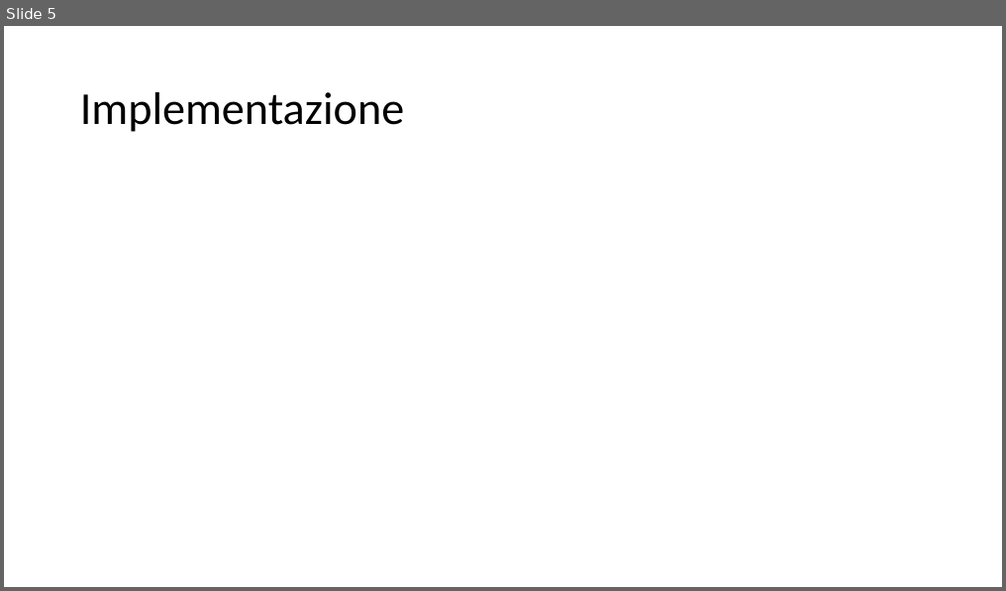
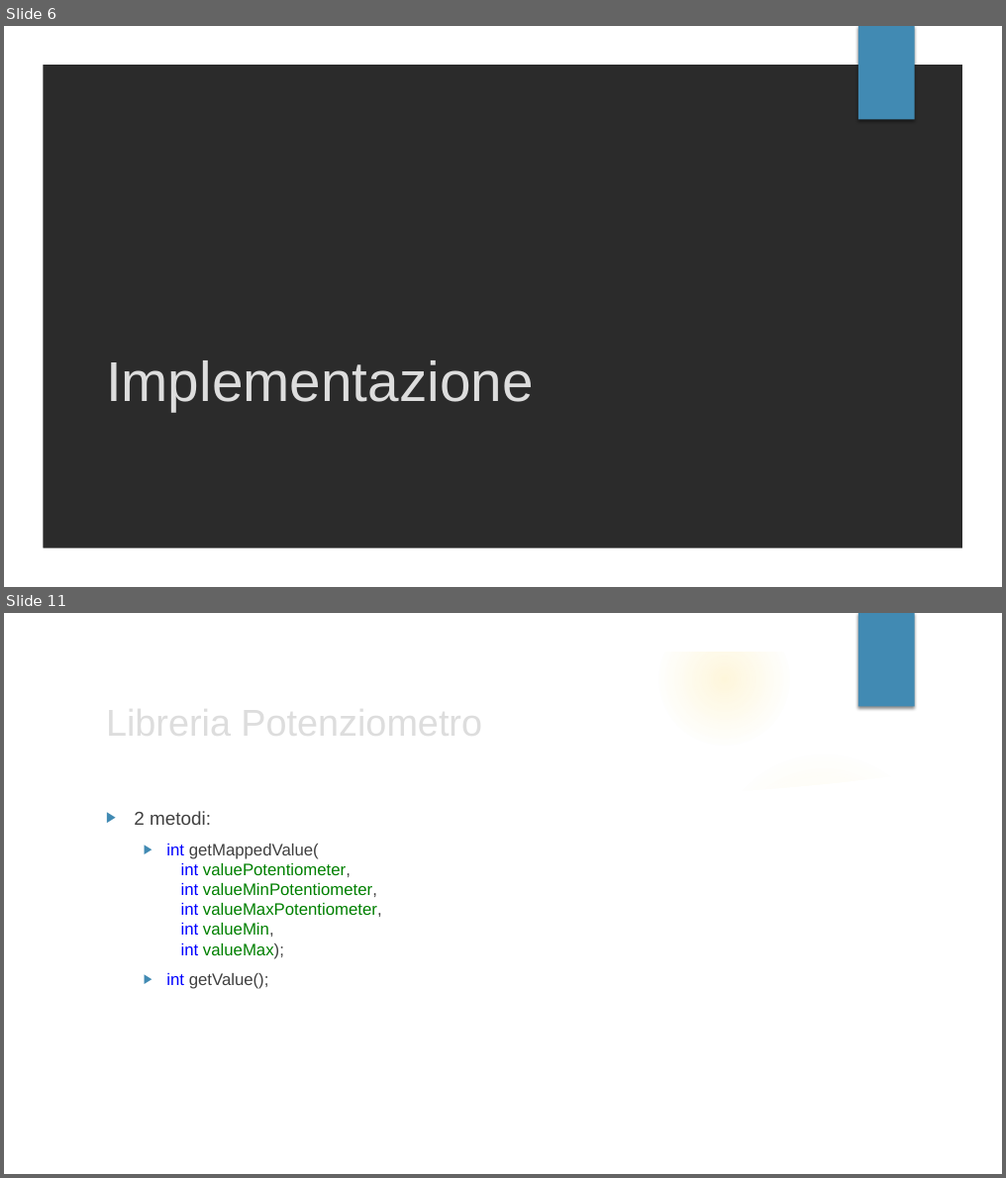
Before and after one commit to mattiaruberto/Progetto2, a slide deck: Presentazione/PROGETTO 2.pptx. Shown one above the other, each under a label of ours: slide 5 before the commit, slides 6 and 11 after it; the slides between them are not shown. The pictures are 1006x591 and 1006x1178 pixels, drawn with LibreOffice and Linux fonts; fonts in the diff are those of the drawing; background and template pictures are left out; a plain dark background stands for a picture behind light text. Boxes give left, top, right and bottom in pixels: in the first picture for what was removed or moved away, otherwise in the second. Text is boxed around its words. In the diff, an @@ line names an element or a change of style, - is before the commit and + after.

```diff
--- a/Presentazione/PROGETTO 2.pptx
+++ b/Presentazione/PROGETTO 2.pptx
@@ slide 11 added at [4,613,1002,1174], background picture (left out); not listed: 2 template elements that a slide beside it also shows @@
@@ title added at [98,692,816,750], 36 pt, text #DDDDDD @@
+Libreria Potenziometro
@@ group added at [4,614,971,1174]: 5 ellipses, 2 freeform shapes @@
@@ text added at [134,811,382,989], 16 pt, text #008000 @@
+▶ 2 metodi:
+  ▶ int getMappedValue(
+    int valuePotentiometer,
+    int valueMinPotentiometer,
+    int valueMaxPotentiometer,
+    int valueMin,
+    int valueMax);
+  ▶ int getValue();
@@ what was slide 5 is now slide 6 @@
@@ slide 6 changed as well @@
@@ background #FFFFFF to picture (left out) @@
@@ freeform shape added at [4,26,1002,587], fill #FFFFFF @@
@@ rectangle added at [858,26,915,120], fill #418AB3 @@
@@ title "Implementazione": place and size @@
-title "Implementazione" at [80,92,404,132]
+title "Implementazione" at [106,361,534,412]
@@ title "Implementazione" at [106,361,534,412]: size 44 to 54 pt, font Calibri to Arial, text colour #000000 to #DDDDDD; line spacing 0.9 to 1; vertical alignment middle to bottom @@
```
Also in this commit, not shown: 4 other slides changed, 10 other slides added, 2 slides removed.
